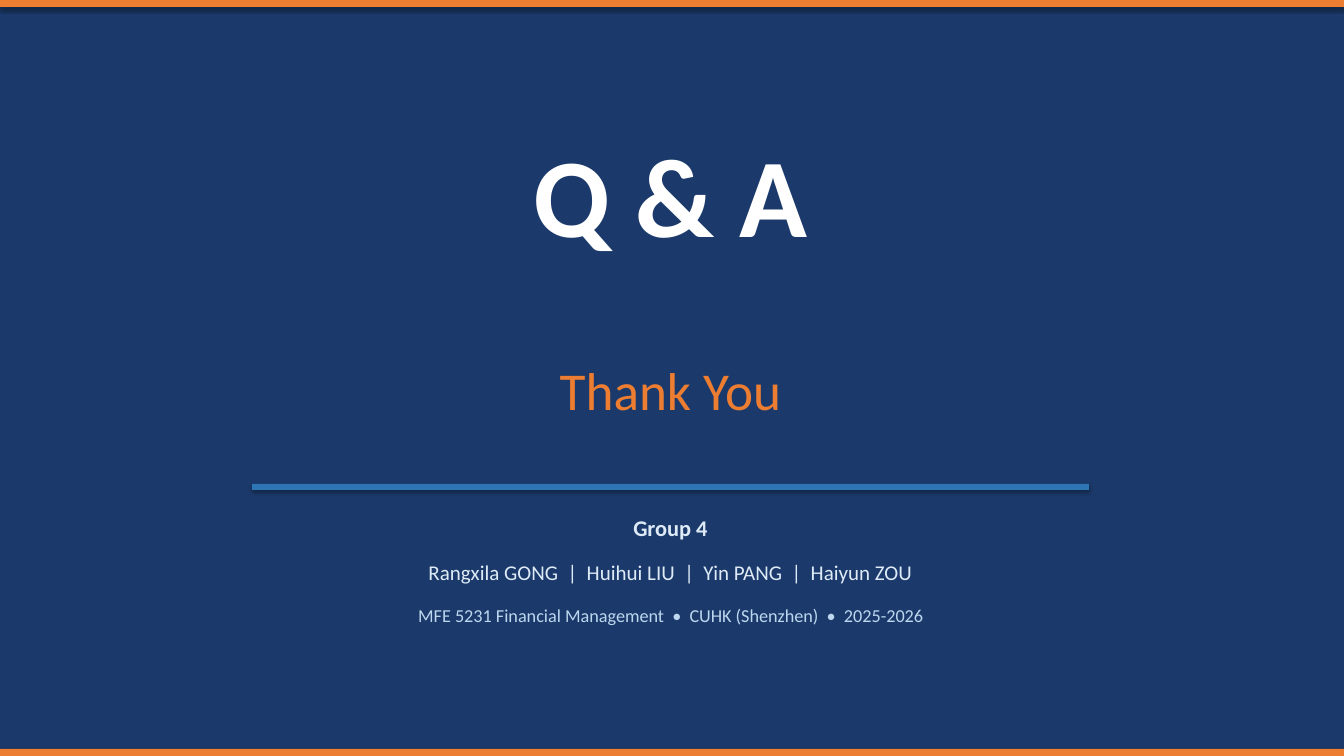
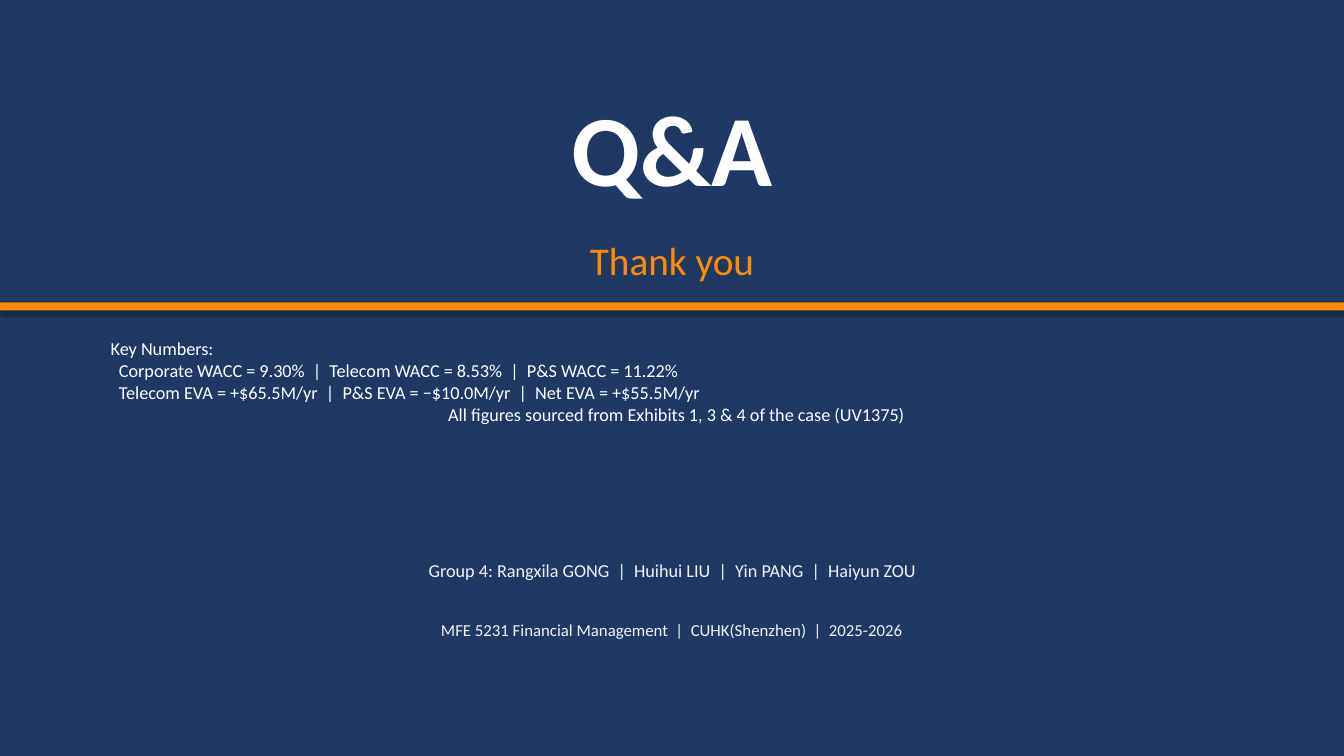
Before and after one commit to zou-haiyun-316/mfe5231casestudy, a slide deck: slide 14 of TeleTech_Case4_Presentation.pptx. Drawn at 1344x756 pixels with LibreOffice and Linux fonts; fonts in the diff are those of the drawing. Boxes give left, top, right and bottom in pixels: in the first picture for what was removed or moved away, otherwise in the second. Text is boxed around its words. In the diff, an @@ line names an element or a change of style, - is before the commit and + after.

Commit message:
fix: recalculate WACC using actual Exhibit 3 comparables from case PDF
- Telecom Services WACC: old 7.25% -> correct 8.53%
  - Comparables: 6 Telecom firms from Exhibit 3 (excl. AT&T & IDT)
  - Avg βU=0.856, D/V=26.25%, re=10.33%, rd=5.74%(A)
- P&S WACC: confirmed 11.22%
  - Comparables: 14 Equipment+Computer firms from Exhibit 3 (excl. Lucent, Gateway)
  - Avg βU=1.244, D/V=8.59%, re=11.85%, rd=7.47%(BB)
- ROC figures corrected to case-stated values: Telecom 9.10%, P&S 11.00%
- EVA recalculated: Telecom +65.5M, P&S -10.0M, Net +55.5M
- Corporate cross-check: 0.75x8.53% + 0.25x11.22% = 9.21% ~= 9.30% ✓
- Report comparables table now uses actual Exhibit 3 companies
- PPT updated with all corrected figures (14 slides)

```diff
--- a/TeleTech_Case4_Presentation.pptx
+++ b/TeleTech_Case4_Presentation.pptx
@@ background #1B3A6B to #FFFFFF @@
@@ rectangle: place and size @@
-rectangle at (0,0,1344,7)
+rectangle at (0,0,1344,756)
@@ rectangle at (0,0,1344,756): fill #ED7D31 to #1F3964 @@
@@ text at (571,116,772,199): text changed; size 80 to 72 pt @@
-Q & A
+Q&A
@@ text at (590,247,755,282): text changed; size 38 to 28 pt; text colour #ED7D31 to #FF8C00 @@
-Thank You
+Thank you
@@ rectangle: place and size @@
-rectangle at (0,749,1344,756)
+rectangle at (0,302,1344,311)
@@ rectangle at (0,302,1344,311): fill #ED7D31 to #FF8C00 @@
@@ text added at (111,342,904,424), 13 pt, text #FFFFFF @@
+Key Numbers:
+Corporate WACC = 9.30% | Telecom WACC = 8.53% | P&S WACC = 11.22%
+Telecom EVA = +$65.5M/yr | P&S EVA = −$10.0M/yr | Net EVA = +$55.5M/yr
+All figures sourced from Exhibits 1, 3 & 4 of the case (UV1375)
@@ rectangle removed at (252,484,1089,490) @@
@@ text removed at (633,521,707,540) @@
-Group 4
@@ text at (429,564,916,580): text changed; size 15 to 13 pt; text colour #DEEBF7 to #F2F2F2 @@
-Rangxila GONG | Huihui LIU | Yin PANG | Haiyun ZOU
+Group 4: Rangxila GONG | Huihui LIU | Yin PANG | Haiyun ZOU
@@ text at (441,624,902,639): text changed; size 13 to 12 pt; text colour #BDD7EE to #F2F2F2 @@
-MFE 5231 Financial Management • CUHK (Shenzhen) • 2025-2026
+MFE 5231 Financial Management | CUHK(Shenzhen) | 2025-2026
```
Also in this commit, not shown: 2 other slides changed, 11 slides added, 11 slides removed, 1 other file.
